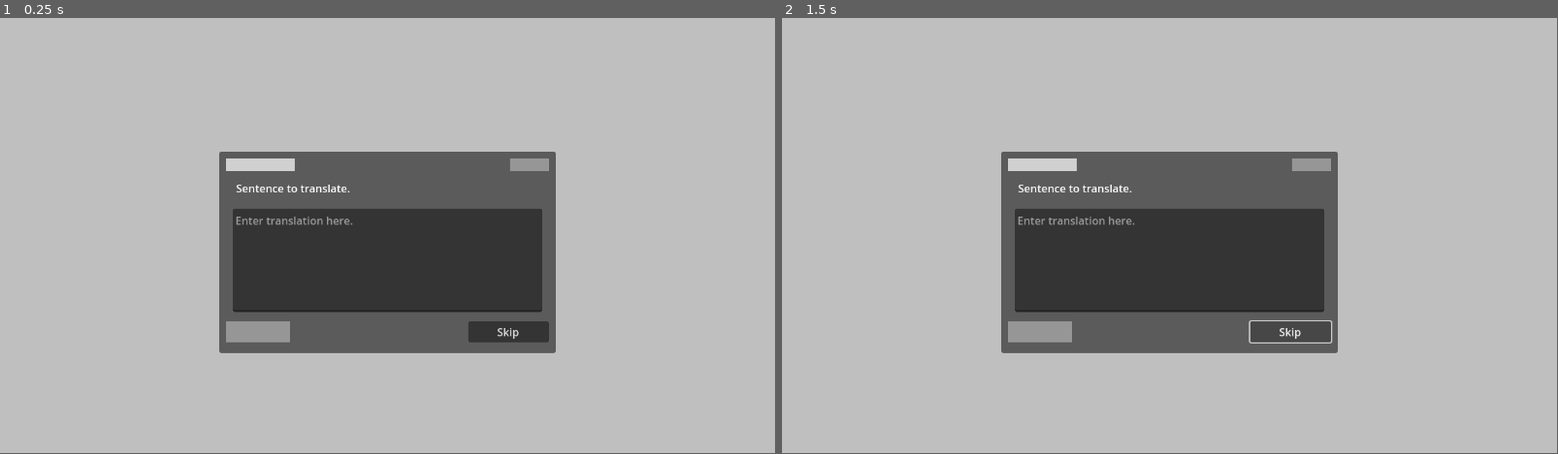
Above: before the commit, frames 1-2 (left to right).
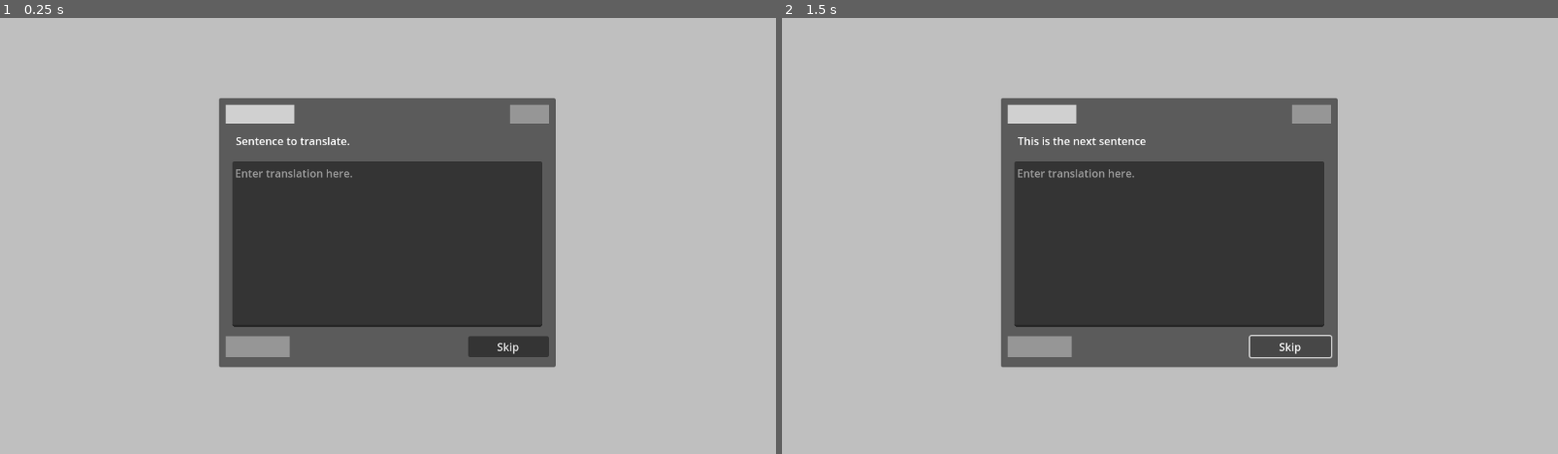
Above: after the commit, the same moments.

Repository: Zombeescott/Sentencevist
Game: Godot game, scene res://translation_page.tscn
Same seed, same stepped clock (60 frames per second), same inputs: the game is played once before the commit and once after it. The project has no main scene, so this scene is started directly.
Inputs:
- Up to frame 1 (0.25 s): no input
- Up to frame 2 (1.5 s): click "Skip" at 0.5 s; click "Skip" at 1.25 s
In our replay, the window is 799x449 before the commit and 800x450 after it. These sizes can differ from the game's own. Grey fills any space a smaller window leaves; there, only what the larger window draws over its background counts as a difference.

The runs differ from the first frame. In frame 1, 13% of the frame differs, in the area x 28-72%, y 18-81%; in frame 2, 13%.

Commit message:
Added translation_page.gd

Diff:
--- a/project.godot
+++ b/project.godot
@@ -13,3 +13,16 @@
 config/name="Sentencevist"
 config/features=PackedStringArray("4.4", "Forward Plus")
 config/icon="res://icon.svg"
+
+[display]
+
+window/stretch/mode="viewport"
+window/stretch/aspect="expand"
+
+[input]
+
+enter={
+"deadzone": 0.2,
+"events": [Object(InputEventKey,"resource_local_to_scene":false,"resource_name":"","device":-1,"window_id":0,"alt_pressed":false,"shift_pressed":false,"ctrl_pressed":false,"meta_pressed":false,"pressed":false,"keycode":0,"physical_keycode":4194309,"key_label":0,"unicode":0,"location":0,"echo":false,"script":null)
+]
+}
--- /dev/null
+++ b/translation_page.gd
@@ -0,0 +1,109 @@
+extends Control
+
+var native_sentence: RichTextLabel
+var text_block: TextEdit
+var skip_button: Button
+var timer: Timer
+
+var wrong_state: bool = false
+var correct_state: bool = false
+
+var current_native: String
+var current_trans: String
+
+var sent_one = Sentence.new("Sentence to translate", "Type this dipshit")
+var sent_two = Sentence.new("This is the next sentence", "Type this again dipshit")
+
+# Carries information for each sentence
+class Sentence:
+	var native: String
+	var trans: String
+
+	func _init(n: String, t: String):
+		native = n
+		trans = t
+
+
+func _ready() -> void:
+	native_sentence = %Sentence
+	text_block = %TextEdit
+	skip_button = %"Skip Button"
+	timer = %Timer
+
+	current_native = sent_one.native
+	current_trans = sent_one.trans
+
+
+func _input(event):
+	if Input.is_action_just_pressed("enter"):
+		if wrong_state:
+			clean_display()
+			prevent_change()
+		elif check_answer():
+			correct_response()
+		else:
+			incorrect_response()
+	if event is InputEventKey and event.pressed:
+		if wrong_state or correct_state:
+			prevent_change()
+
+
+# Checks if input was correct
+func check_answer() -> bool:
+	if text_block.text == current_trans && !wrong_state:
+		return true
+	return false
+
+
+# Shows user that they were wrong.
+func incorrect_response() -> void:
+	#text_block.theme.set_color("Thing", "Thing", Color.RED)
+	wrong_state = true
+	text_block.text = current_trans
+	timer.start()
+
+
+# Shows user that they were right.
+func correct_response() -> void:
+	#text_block.theme.set_color("Thing", "Thing", Color.GREEN)
+	correct_state = true
+	text_block.text = current_trans + "!!!"
+	timer.start()
+
+
+# Goes to next new sentence
+func next_sentence(sentence: Sentence) -> void:
+	current_native = sentence.native
+	current_trans = sentence.trans
+	clean_display()
+
+
+# Fixes display if there is something going on
+func clean_display() -> void:
+	wrong_state = false
+	correct_state = false
+	#text_block.theme.clear_color("Thing", "Thing")
+	native_sentence.text = current_native
+	text_block.clear()
+
+
+func prevent_change() -> void:
+	# Wait until the end of the frame to check
+	await get_tree().process_frame
+	if wrong_state:
+		text_block.text = current_trans
+	elif correct_state:
+		text_block.text = current_trans + "!!!"
+	else:
+		text_block.text = ""
+
+# Skips the current sentence
+func _on_skip_button_button_down() -> void:
+	next_sentence(sent_two)
+
+
+func _on_timer_timeout() -> void:
+	if wrong_state:
+		clean_display()
+	if correct_state:
+		next_sentence(sent_two)
--- a/translation_page.tscn
+++ b/translation_page.tscn
@@ -1,4 +1,6 @@
-[gd_scene format=3 uid="uid://cwwvdrt7la2r8"]
+[gd_scene load_steps=2 format=3 uid="uid://cwwvdrt7la2r8"]
+
+[ext_resource type="Script" uid="uid://xijco80pw5bl" path="res://translation_page.gd" id="1_mt7sx"]
 
 [node name="TranslationPage" type="Control"]
 layout_mode = 3
@@ -7,6 +9,7 @@
 anchor_bottom = 1.0
 grow_horizontal = 2
 grow_vertical = 2
+script = ExtResource("1_mt7sx")
 
 [node name="ColorRect" type="ColorRect" parent="."]
 layout_mode = 1
@@ -19,17 +22,14 @@
 
 [node name="PanelContainer" type="PanelContainer" parent="."]
 layout_mode = 1
-anchors_preset = 8
-anchor_left = 0.5
-anchor_top = 0.5
-anchor_right = 0.5
-anchor_bottom = 0.5
-offset_left = -250.0
-offset_top = -125.0
-offset_right = 250.0
-offset_bottom = 175.0
+anchors_preset = -1
+anchor_left = 0.282118
+anchor_top = 0.183642
+anchor_right = 0.716146
+anchor_bottom = 0.800926
 grow_horizontal = 2
 grow_vertical = 2
+pivot_offset = Vector2(250, 0)
 
 [node name="MarginContainer" type="MarginContainer" parent="PanelContainer"]
 layout_mode = 2
@@ -84,6 +84,7 @@
 layout_mode = 2
 
 [node name="Sentence" type="RichTextLabel" parent="PanelContainer/MarginContainer/VBoxContainer/Word Container/VBoxContainer/NativeMargin/Native Sentence"]
+unique_name_in_owner = true
 layout_mode = 2
 text = "Sentence to translate. "
 fit_content = true
@@ -97,6 +98,7 @@
 alignment = 1
 
 [node name="TextEdit" type="TextEdit" parent="PanelContainer/MarginContainer/VBoxContainer/Word Container/VBoxContainer/TranslationMargin/Translation Box"]
+unique_name_in_owner = true
 custom_minimum_size = Vector2(200, 150)
 layout_mode = 2
 size_flags_vertical = 3
@@ -118,8 +120,18 @@
 size_flags_horizontal = 3
 size_flags_stretch_ratio = 1.35
 
-[node name="Button" type="Button" parent="PanelContainer/MarginContainer/VBoxContainer/Bottom Container"]
+[node name="Skip Button" type="Button" parent="PanelContainer/MarginContainer/VBoxContainer/Bottom Container"]
+unique_name_in_owner = true
 layout_mode = 2
 size_flags_horizontal = 3
 size_flags_stretch_ratio = 0.63
 text = "Skip"
+
+[node name="Timer" type="Timer" parent="."]
+unique_name_in_owner = true
+process_callback = 0
+wait_time = 1.5
+one_shot = true
+
+[connection signal="button_down" from="PanelContainer/MarginContainer/VBoxContainer/Bottom Container/Skip Button" to="." method="_on_skip_button_button_down"]
+[connection signal="timeout" from="Timer" to="." method="_on_timer_timeout"]
Not shown, added: translation_page.gd.uid
